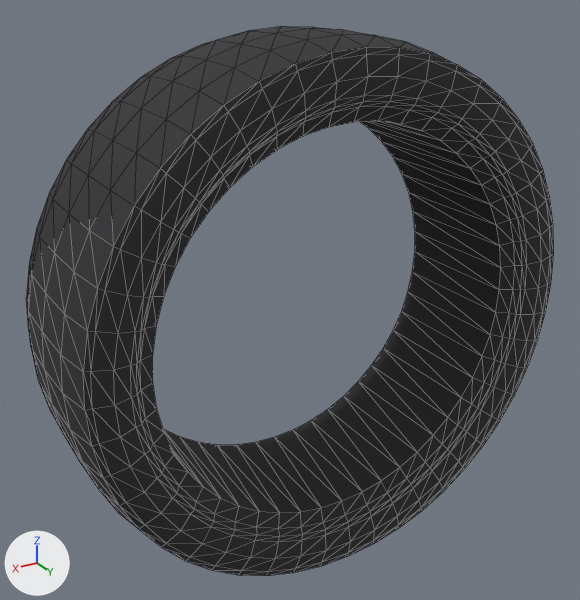
The glTF model public/models/modcar/parts/tire_slick@rim_truck19.glb, before and after one commit.
One viewpoint serves both versions: a camera (50 mm lens) standing at (0.511, 0.808, 0.417) and looking at (0.018, -0.014, 0.006). The axes (+X, +Y, +Z) are drawn at lower left. The lights are the same throughout. The older version comes first. Mesh edges are drawn as thin lines. Vertices at exactly the same position are counted once.

Objects in the first picture: 'PART'.
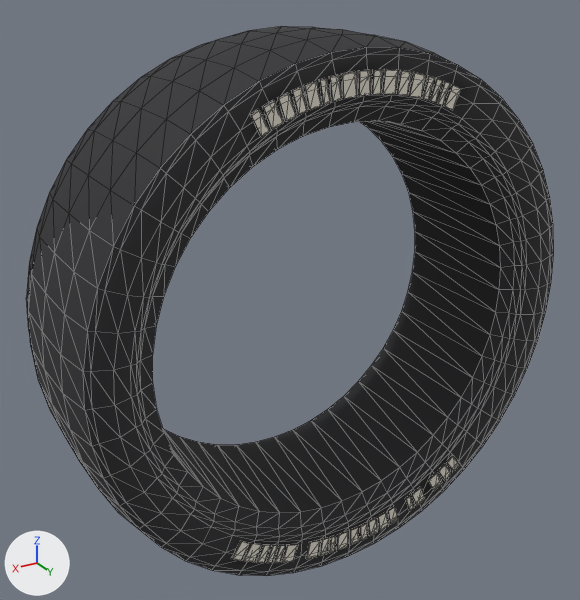
The change, as a list of edits to the scene's bpy script:
```text
Add mat_paint_b:
    mat_paint_b = bpy.data.materials.new('paint_b')
    # nodes: BsdfPrincipled, Mix, OutputMaterial, VertexColor
    # colours: white #ede7da, mixed with the vertex colours
Change me_part:
    used by ob_part; location = (0.0, 0.0, 0.0)
    remove me_part.from_pydata(...)  # 816 vertices, 1632 faces; spans x -0.34..0.34, y -0.113..0.113, z -0.34..0.34
    add me_part.from_pydata(...)  # 1112 vertices, 2076 faces; spans x -0.34..0.34, y -0.113..0.114, z -0.34..0.34
    me_part part 1
    70 vertices are added at x -0.13..0.138, y 0.11..0.114, z 0.252..0.307
    51 new vertices lie (0.0, 0.004, -0.001) away from vertices in x -0.12..0.138, y 0.11, z 0.257..0.307
    8 new vertices lie (0.001, 0.004, -0.001) away from vertices in x -0.13..-0.057, y 0.11, z 0.262..0.296
    7 new vertices lie (0.001, -0.004, 0.001) away from vertices in x 0.033..0.127, y 0.114, z 0.252..0.295
    204 new faces join them, mat_paint_b
    me_part part 2
    83 vertices are added at x -0.185..0.176, y 0.11..0.114, z -0.307..-0.226
    49 new vertices lie (0.0, 0.004, 0.001) away from vertices in x -0.175..0.176, y 0.11, z -0.307..-0.241
    15 new vertices lie (0.001, 0.004, 0.001) away from vertices in x -0.185..-0.062, y 0.11, z -0.301..-0.226
    13 new vertices lie (0.001, -0.004, -0.001) away from vertices in x 0.035..0.162, y 0.114, z -0.299..-0.231
    240 new faces join them, mat_paint_b
    me_part part 3: 476 kept faces spanning x -0.322..0.322, y -0.113..0.113, z -0.327..0.338 get new vertex colours
    add me_part.materials.append(mat_paint_b)
```

Changed parts and their boxes [x1, y1, x2, y2] in the pictures (580 x 600 px):
part 1 of me_part, added
    after: [251, 69, 461, 137]
part 2 of me_part, added
    after: [231, 456, 459, 563]
part 3 of me_part, edited (looks the same)
    both: [91, 53, 550, 572]
